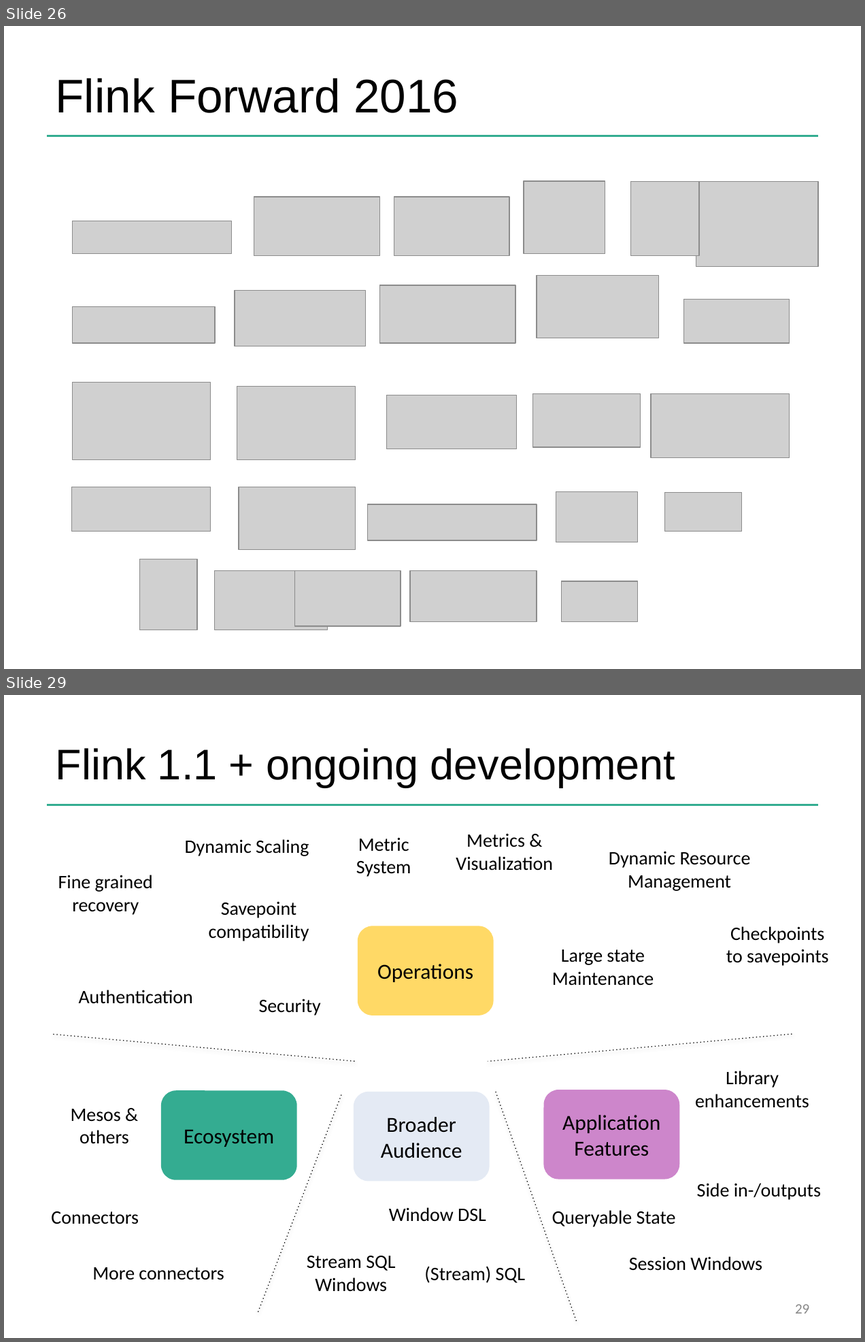
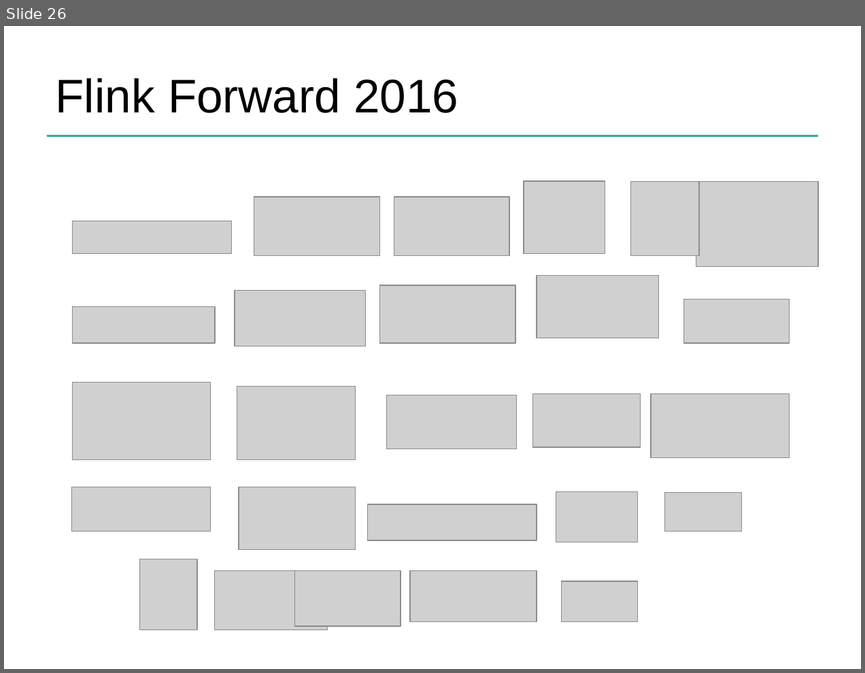
Before and after one commit to dataArtisans/flink-training-web, a slide deck: slides/flink_overview.pptx. Shown one above the other, each under a label of ours: slides 26 and 29 before the commit, slide 26 after it; the slides between them are not shown. The pictures are 865x1342 and 865x673 pixels, drawn with LibreOffice and Linux fonts; fonts in the diff are those of the drawing; grey boxes stand for pictures; background and template pictures are left out. Boxes give left, top, right and bottom in pixels: in the first picture for what was removed or moved away, otherwise in the second. Text is boxed around its words. In the diff, an @@ line names an element or a change of style, - is before the commit and + after.

```diff
--- a/slides/flink_overview.pptx
+++ b/slides/flink_overview.pptx
@@ slide 29 removed at (x1=4, y1=695, x2=861, y2=1338), background #FFFFFF; not listed: 1 template element that a slide beside it also shows @@
@@ title removed at (x1=56, y1=748, x2=676, y2=787) @@
-Flink 1.1 + ongoing development
@@ text removed at (x1=356, y1=837, x2=411, y2=877) @@
-Metric
-System
@@ text removed at (x1=456, y1=834, x2=553, y2=870) @@
-Metrics &
-Visualization
@@ text removed at (x1=185, y1=839, x2=309, y2=856) @@
-Dynamic Scaling
@@ text removed at (x1=609, y1=851, x2=751, y2=891) @@
-Dynamic Resource
-Management
@@ text removed at (x1=58, y1=875, x2=153, y2=915) @@
-Fine grained
-recovery
@@ text removed at (x1=209, y1=901, x2=309, y2=941) @@
-Savepoint
-compatibility
@@ rounded rectangle removed at (x1=358, y1=926, x2=494, y2=1015) @@
-Operations
@@ text removed at (x1=726, y1=926, x2=828, y2=966) @@
-Checkpoints
-to savepoints
@@ text removed at (x1=552, y1=949, x2=653, y2=985) @@
-Large state
-Maintenance
@@ text removed at (x1=79, y1=989, x2=193, y2=1004) @@
-Authentication
@@ text removed at (x1=259, y1=998, x2=321, y2=1015) @@
-Security
@@ line removed from (53, 1034) to (356, 1061) @@
@@ line removed from (791, 1034) to (487, 1061) @@
@@ text removed at (x1=695, y1=1070, x2=809, y2=1108) @@
-Library
-enhancements
@@ rounded rectangle removed at (x1=161, y1=1090, x2=297, y2=1179) @@
-Ecosystem
@@ line removed from (341, 1094) to (257, 1314) @@
@@ rounded rectangle removed at (x1=354, y1=1091, x2=490, y2=1181) @@
-Broader
-Audience
@@ line removed from (496, 1091) to (577, 1321) @@
@@ rounded rectangle removed at (x1=544, y1=1089, x2=680, y2=1178) @@
-Application
-Features
@@ text removed at (x1=71, y1=1108, x2=129, y2=1144) @@
-Mesos &
-others
@@ text removed at (x1=697, y1=1183, x2=821, y2=1200) @@
-Side in-/outputs
@@ text removed at (x1=51, y1=1211, x2=139, y2=1224) @@
-Connectors
@@ text removed at (x1=389, y1=1207, x2=486, y2=1221) @@
-Window DSL
@@ text removed at (x1=552, y1=1210, x2=676, y2=1227) @@
-Queryable State
@@ text removed at (x1=307, y1=1255, x2=395, y2=1291) @@
-Stream SQL
-Windows
@@ text removed at (x1=424, y1=1266, x2=525, y2=1283) @@
-(Stream) SQL
@@ text removed at (x1=629, y1=1256, x2=762, y2=1270) @@
-Session Windows
@@ text removed at (x1=92, y1=1267, x2=224, y2=1280) @@
-More connectors
@@ page number removed at (x1=795, y1=1304, x2=809, y2=1313) @@
-29
```
Also in this commit, not shown: 3 other slides removed.
